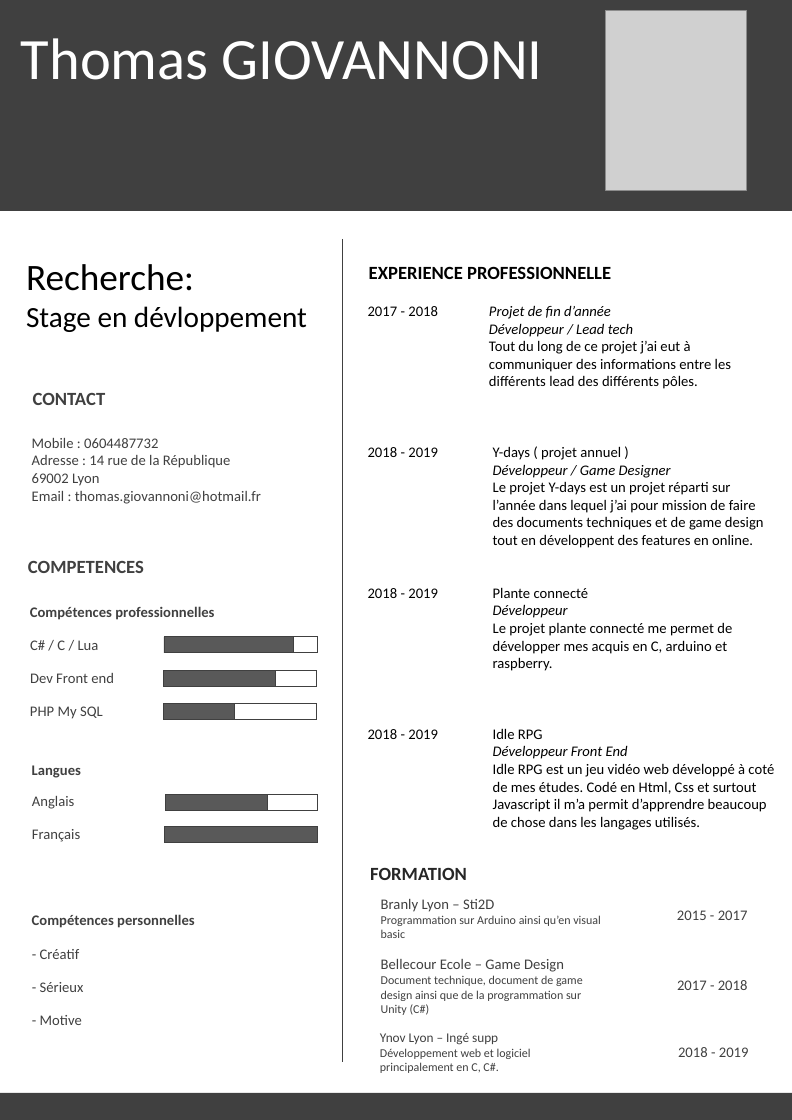
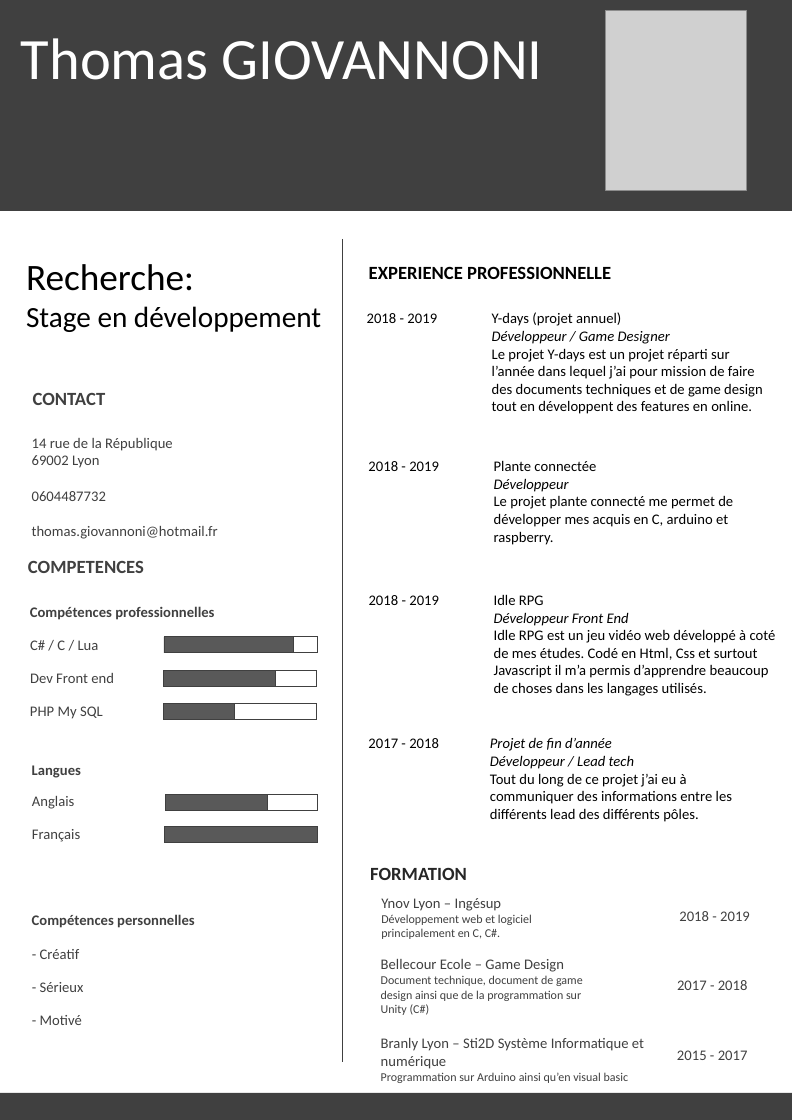
Before and after one commit to coolofdead/Web-Project, a slide deck: slide 1 of CV.pptx. Drawn at 792x1120 pixels with LibreOffice and Linux fonts; fonts in the diff are those of the drawing; grey boxes stand for pictures. Boxes give left, top, right and bottom in pixels: in the first picture for what was removed or moved away, otherwise in the second. Text is boxed around its words. In the diff, an @@ line names an element or a change of style, - is before the commit and + after.

Commit message:
Js fini, css fini, html fini et reecriture de certaine div

```diff
--- a/CV.pptx
+++ b/CV.pptx
@@ text at (x1=26, y1=264, x2=321, y2=332): text changed @@
-Recherche:
-Stage en dévloppement
+Recherche:
+Stage en développement
@@ text at (x1=492, y1=312, x2=621, y2=326): spaces changed @@
-Y-days ( projet annuel )
+Y-days (projet annuel)
@@ text at (x1=32, y1=438, x2=173, y2=451): text changed @@
-Mobile : 0604487732
-Adresse : 14 rue de la République
+14 rue de la République
@@ text "2018 - 2019" moved from (x1=368, y1=588, x2=438, y2=598) to (x1=368, y1=461, x2=439, y2=471) @@
@@ text "Plante connectée" moved from (x1=493, y1=587, x2=732, y2=671) to (x1=494, y1=460, x2=733, y2=545) @@
@@ text at (x1=494, y1=460, x2=596, y2=471): text changed @@
-Plante connecté
+Plante connectée
@@ text at (x1=32, y1=491, x2=218, y2=539): text changed @@
-Email : thomas.giovannoni@hotmail.fr
+0604487732
+thomas.giovannoni@hotmail.fr
@@ text at (x1=494, y1=629, x2=776, y2=696): text changed @@
-Idle RPG est un jeu vidéo web développé à coté de mes études. Codé en Html, Css et surtout Javascript il m’a permit d’apprendre beaucoup de chose dans les langages utilisés.
+Idle RPG est un jeu vidéo web développé à coté de mes études. Codé en Html, Css et surtout Javascript il m’a permis d’apprendre beaucoup de choses dans les langages utilisés.
@@ text "2017 - 2018" moved from (x1=368, y1=306, x2=438, y2=316) to (x1=368, y1=738, x2=439, y2=748) @@
@@ text "Projet de fin d’année" moved from (x1=489, y1=305, x2=731, y2=389) to (x1=490, y1=737, x2=732, y2=822) @@
@@ text at (x1=490, y1=773, x2=732, y2=822): text changed @@
-Tout du long de ce projet j’ai eut à communiquer des informations entre les différents lead des différents pôles.
+Tout du long de ce projet j’ai eu à communiquer des informations entre les différents lead des différents pôles.
@@ 6 texts moved together from (x1=368, y1=446, x2=774, y2=1073) to (x1=367, y1=312, x2=776, y2=939) @@
@@ text at (x1=381, y1=898, x2=502, y2=911): text changed; size 10 to 11 pt @@
-Ynov Lyon – Ingé supp
+Ynov Lyon – Ingésup
@@ text at (x1=40, y1=1015, x2=82, y2=1025): text changed @@
-- Motive
+- Motivé
@@ text "Branly Lyon – Sti2D Système ..." moved from (x1=381, y1=899, x2=601, y2=938) to (x1=381, y1=1038, x2=644, y2=1083) @@
@@ text at (x1=381, y1=1038, x2=644, y2=1069): text changed @@
-Branly Lyon – Sti2D
+Branly Lyon – Sti2D Système Informatique et numérique
@@ text "2015 - 2017" moved from (x1=677, y1=910, x2=748, y2=920) to (x1=677, y1=1050, x2=748, y2=1060) @@
```
Also in this commit, not shown: 9 other files.
